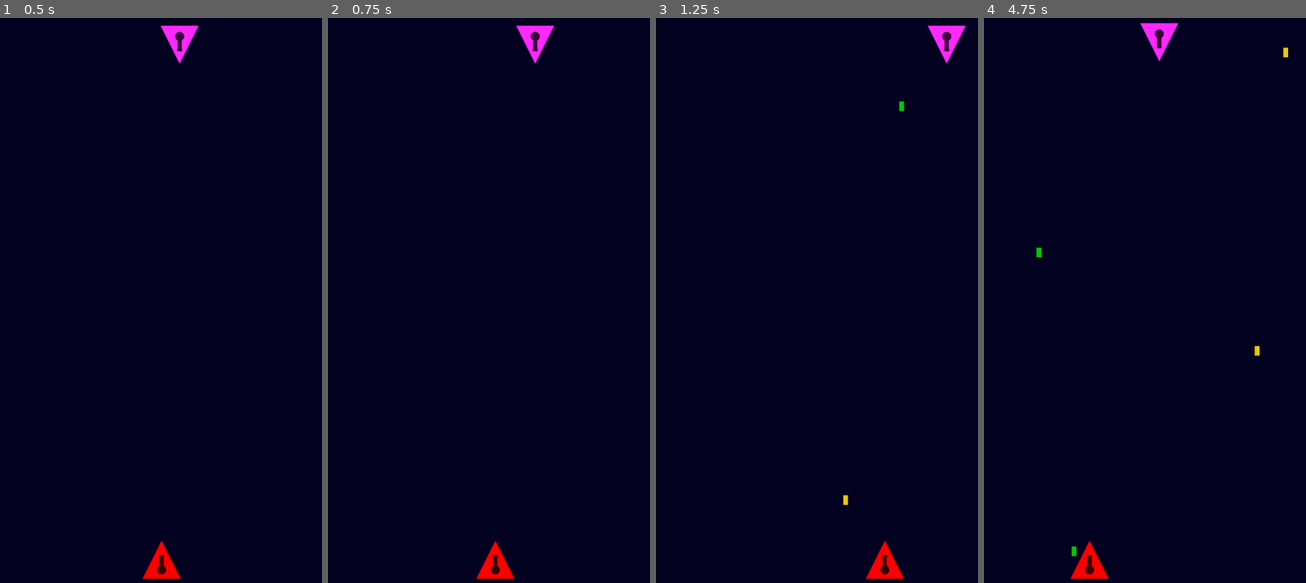
Above: before the commit, frames 1-4 (left to right).
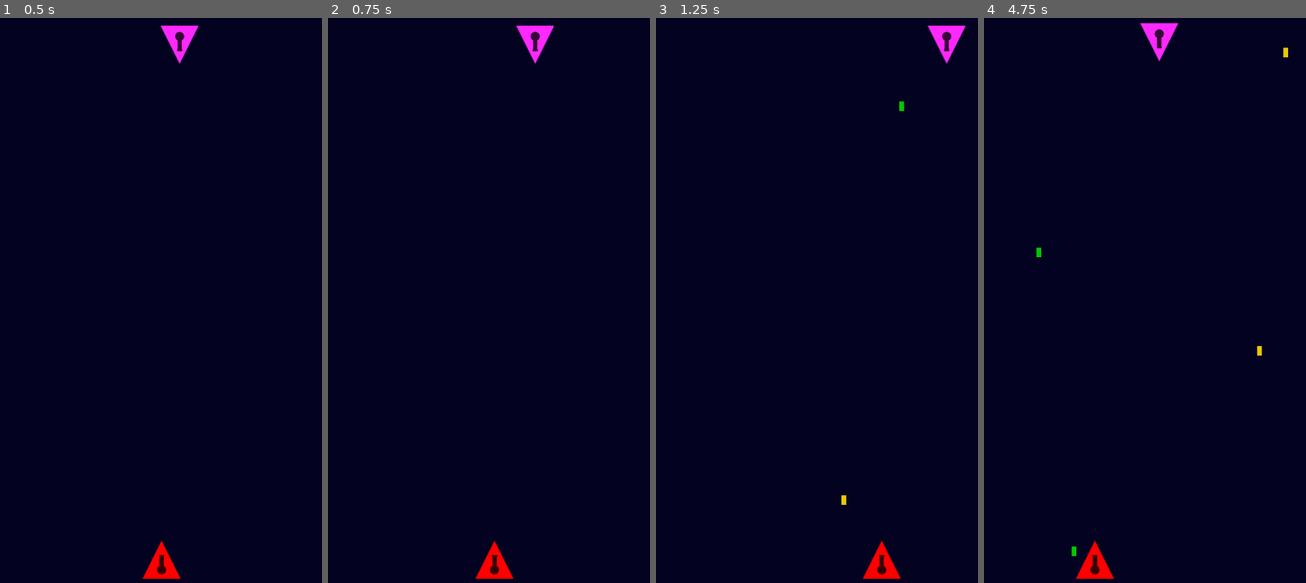
Above: after the commit, the same moments.

Repository: SirLaughy/Space-Shooter
Game: Godot game, scene res://Scenes/root.tscn
Same seed, same stepped clock (60 frames per second), same inputs: the game is played once before the commit and once after it.
Inputs:
- Up to frame 1 (0.5 s): no input
- Up to frame 2 (0.75 s): hold D (move_right) from 0.53 s (still down)
- Up to frame 3 (1.25 s): keep holding D (move_right)
- Up to frame 4 (4.75 s): release D (move_right) at 1.28 s; hold A (move_left) 1.28-2.03 s; hold D (move_right) 2.03-3.53 s; hold A (move_left) from 3.53 s (still down)

Frame 1 is identical in both runs. In frame 2, 0.1% of the frame differs, in the area x 45-58%, y 92-100%; in frame 3, 0.3%; in frame 4, 0.4%, in the area x 26-87%, y 58-100%.

Commit message:
Began creating health component

Diff:
--- a/Autoloads/global_signal_bus.gd
+++ b/Autoloads/global_signal_bus.gd
@@ -1,7 +1,7 @@
 extends Node
 
 # Player Signals
-signal player_died
+signal entity_died(entity: Entity)
 
 # Bullet Signals
 signal summon_projectile(scene, projectile_stats: ProjectileStats, location: Vector2, angle: float, summoner_type: GlobalEnums.group_types)
--- a/Scenes/Actors/basic_enemy.tscn
+++ b/Scenes/Actors/basic_enemy.tscn
@@ -11,6 +11,7 @@
 [ext_resource type="PackedScene" uid="uid://ccjj3bwitc1vb" path="res://Scenes/turret.tscn" id="6_nx0hv"]
 [ext_resource type="Resource" uid="uid://copgdb6f2xj4a" path="res://Resources/basic_enemy_turret_stats.tres" id="7_kuxr8"]
 [ext_resource type="Script" uid="uid://dgfsuvve28lan" path="res://Scripts/Resources/projectile_stats.gd" id="8_ssjx5"]
+[ext_resource type="Script" uid="uid://box5qsvrxlwqs" path="res://Scripts/Components/health.gd" id="12_dx8pt"]
 
 [sub_resource type="AtlasTexture" id="AtlasTexture_kuxr8"]
 atlas = ExtResource("2_nx0hv")
@@ -47,11 +48,19 @@
 [node name="Sprite2D" type="Sprite2D" parent="." unique_id=431311158]
 texture = SubResource("AtlasTexture_kuxr8")
 
-[node name="HitBox" type="CollisionShape2D" parent="." unique_id=1593397725 node_paths=PackedStringArray("actor")]
+[node name="HitBox" type="CollisionShape2D" parent="." unique_id=1593397725 node_paths=PackedStringArray("actor", "health")]
 shape = SubResource("ConvexPolygonShape2D_ssjx5")
 script = ExtResource("5_uspyy")
 actor = NodePath("..")
+health = NodePath("../Health")
 metadata/_custom_type_script = "uid://7661gwcv38wq"
+
+[node name="Health" type="Node" parent="." unique_id=189556271 node_paths=PackedStringArray("actor", "hit_box")]
+script = ExtResource("12_dx8pt")
+actor = NodePath("..")
+hit_box = NodePath("../HitBox")
+max_health = 3.0
+metadata/_custom_type_script = "uid://box5qsvrxlwqs"
 
 [node name="Movement" type="Node" parent="." unique_id=685244527 node_paths=PackedStringArray("actor")]
 script = ExtResource("2_r52uv")
--- a/Scenes/Actors/player.tscn
+++ b/Scenes/Actors/player.tscn
@@ -2,12 +2,14 @@
 
 [ext_resource type="Texture2D" uid="uid://cmron1gvp6nbe" path="res://Assets/Prototype Art/prototype art.svg" id="1_nikbh"]
 [ext_resource type="Script" uid="uid://b2e1y2vqaoycf" path="res://Scripts/Components/Entity.gd" id="1_wn7ci"]
+[ext_resource type="Script" uid="uid://7661gwcv38wq" path="res://Scripts/Components/hitbox.gd" id="3_borc1"]
 [ext_resource type="Script" uid="uid://vbarsxij1ugt" path="res://Scripts/Components/movement_player_input.gd" id="3_sfcrp"]
 [ext_resource type="Resource" uid="uid://cm1wcq18wypnc" path="res://Resources/player_movement_stats.tres" id="4_b2ja5"]
 [ext_resource type="Script" uid="uid://blo8u2akdfi12" path="res://Scripts/Components/movement.gd" id="5_tvyim"]
 [ext_resource type="PackedScene" uid="uid://ccjj3bwitc1vb" path="res://Scenes/turret.tscn" id="6_sfcrp"]
 [ext_resource type="Resource" uid="uid://chetpf6esir03" path="res://Resources/player_turret_stats.tres" id="7_tvyim"]
 [ext_resource type="Resource" uid="uid://cd5v15aolgsel" path="res://Resources/basic_projectile.tres" id="8_4sjoo"]
+[ext_resource type="Script" uid="uid://box5qsvrxlwqs" path="res://Scripts/Components/health.gd" id="9_4sjoo"]
 
 [sub_resource type="AtlasTexture" id="AtlasTexture_6xdo8"]
 atlas = ExtResource("1_nikbh")
@@ -25,19 +27,29 @@
 [node name="Sprite2D" type="Sprite2D" parent="." unique_id=858271819]
 texture = SubResource("AtlasTexture_6xdo8")
 
-[node name="CollisionShape2D" type="CollisionShape2D" parent="." unique_id=150285905]
+[node name="HitBox" type="CollisionShape2D" parent="." unique_id=2121233073 node_paths=PackedStringArray("actor", "health")]
 shape = SubResource("ConvexPolygonShape2D_n3dut")
+script = ExtResource("3_borc1")
+actor = NodePath("..")
+health = NodePath("../Health")
+metadata/_custom_type_script = "uid://7661gwcv38wq"
+
+[node name="Health" type="Node" parent="." unique_id=1339465166 node_paths=PackedStringArray("actor")]
+script = ExtResource("9_4sjoo")
+actor = NodePath("..")
+max_health = 3.0
+metadata/_custom_type_script = "uid://box5qsvrxlwqs"
+
+[node name="Movement" type="Node" parent="." unique_id=620080337 node_paths=PackedStringArray("actor")]
+script = ExtResource("5_tvyim")
+actor = NodePath("..")
+metadata/_custom_type_script = "uid://blo8u2akdfi12"
 
 [node name="MovementPlayerInput" type="Node" parent="." unique_id=2132936046 node_paths=PackedStringArray("actor") groups=["Player"]]
 script = ExtResource("3_sfcrp")
 actor = NodePath("..")
 horizontal_movement_stats = ExtResource("4_b2ja5")
 metadata/_custom_type_script = "uid://vbarsxij1ugt"
-
-[node name="Movement" type="Node" parent="." unique_id=620080337 node_paths=PackedStringArray("actor")]
-script = ExtResource("5_tvyim")
-actor = NodePath("..")
-metadata/_custom_type_script = "uid://blo8u2akdfi12"
 
 [node name="Turret" parent="." unique_id=1641285429 instance=ExtResource("6_sfcrp")]
 z_index = 3
--- a/Scenes/root.tscn
+++ b/Scenes/root.tscn
@@ -2,6 +2,7 @@
 
 [ext_resource type="Script" uid="uid://c4i4tiiie6qn3" path="res://Scripts/root.gd" id="1_vnucn"]
 [ext_resource type="Script" uid="uid://bamaqkbavglaw" path="res://Scripts/spawn_manager.gd" id="2_vnucn"]
+[ext_resource type="Script" uid="uid://b7xafeauqkjkp" path="res://Scripts/Managers/death_manager.gd" id="3_4g5cr"]
 [ext_resource type="PackedScene" uid="uid://be3bfh5a5ycw6" path="res://Scenes/Actors/player.tscn" id="4_4g5cr"]
 [ext_resource type="PackedScene" uid="uid://p4gveeem035d" path="res://Scenes/Actors/basic_enemy.tscn" id="4_c3mwy"]
 
@@ -17,6 +18,10 @@
 
 [node name="SpawnManager" type="Node2D" parent="." unique_id=1542563545]
 script = ExtResource("2_vnucn")
+
+[node name="DeathManager" type="Node" parent="." unique_id=479355966 node_paths=PackedStringArray("root")]
+script = ExtResource("3_4g5cr")
+root = NodePath("..")
 
 [node name="Controls" type="CanvasLayer" parent="." unique_id=1564813905]
 
--- a/Scripts/Actors/projectile.gd
+++ b/Scripts/Actors/projectile.gd
@@ -9,6 +9,7 @@
 
 func _ready() -> void:
 	modulate = projectile_stats.colour
+	hurt_box.damage = projectile_stats.damage
 	match summoner_type:
 		GlobalEnums.group_types.PLAYER:
 			hurt_box.set_collision_mask_value(4, true)
--- /dev/null
+++ b/Scripts/Components/health.gd
@@ -0,0 +1,12 @@
+class_name Health
+extends Node
+
+@export var actor: Entity
+@export var max_health: float
+
+
+@onready var health: float = max_health
+
+func update_values() -> void:
+	if health <= 0:
+		GlobalSignalBus.entity_died.emit(actor)
--- a/Scripts/Components/hitbox.gd
+++ b/Scripts/Components/hitbox.gd
@@ -2,3 +2,8 @@
 extends CollisionShape2D
 
 @export var actor: Entity
+@export var health: Health
+
+func health_change(amount: float) -> void:
+	health.health = clamp(health.health + amount, 0, health.max_health)
+	health.update_values()
--- a/Scripts/Components/hurt_box.gd
+++ b/Scripts/Components/hurt_box.gd
@@ -2,9 +2,12 @@
 extends Area2D
 
 @export var actor: Entity
+@export var damage: float = 1.0
 
 func _ready() -> void:
 	body_entered.connect(_on_body_entered)
 
 func _on_body_entered(body: Node2D):
-	pass
+	if body.get_children().has("HitBox"):
+		body.hitbox.health_change(damage * -1)
+	queue_free()
--- /dev/null
+++ b/Scripts/Managers/death_manager.gd
@@ -0,0 +1,14 @@
+extends Node
+
+@export var root: Node2D
+
+func _ready() -> void:
+	GlobalSignalBus.entity_died.connect(_on_entity_died)
+
+func _on_entity_died(entity: Entity) -> void:
+	var groups = entity.get_groups()
+	if groups.has("Player"):
+		get_tree().reload_current_scene()
+	elif groups.has("Destructibles"):
+		root.score += 1
+		entity.queue_free()
Not shown, added: Scripts/Components/health.gd.uid
Not shown, added: Scripts/Managers/death_manager.gd.uid
